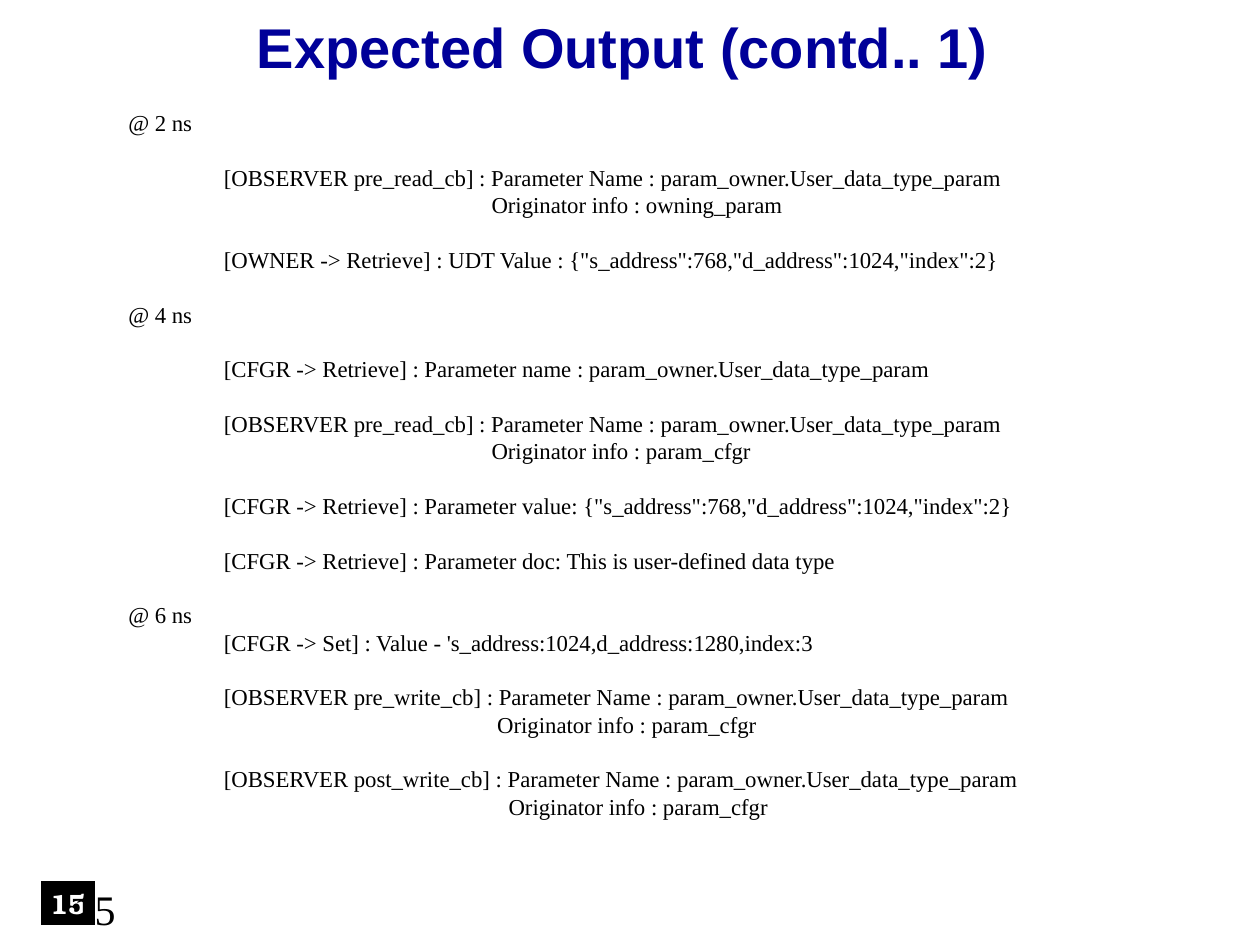
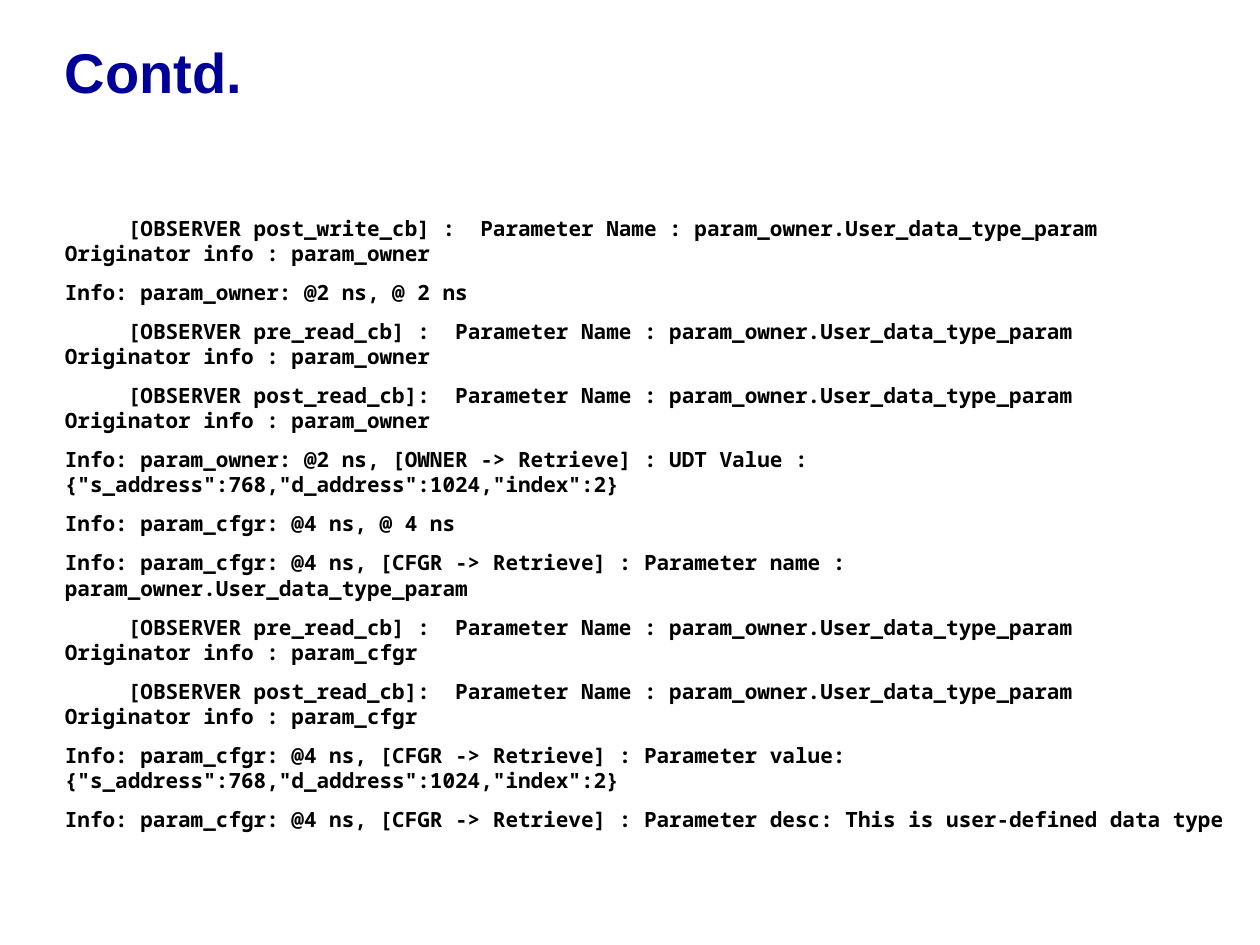
Before and after one commit to accellera-official/cci, a slide deck: slide 15 of examples/ex16_User_Defined_Data_Type/docs/ex16_User_Defined_Data_Type.ppt. Drawn at 1260x945 pixels with LibreOffice and Linux fonts; fonts in the diff are those of the drawing; background and template pictures are left out. Boxes give left, top, right and bottom in pixels: in the first picture for what was removed or moved away, otherwise in the second. Text is boxed around its words. In the diff, an @@ line names an element or a change of style, - is before the commit and + after.

```diff
--- a/examples/ex16_User_Defined_Data_Type/docs/ex16_User_Defined_Data_Type.ppt
+++ b/examples/ex16_User_Defined_Data_Type/docs/ex16_User_Defined_Data_Type.ppt
@@ text removed at bbox=[257, 27, 988, 79] @@
-Expected Output (contd.. 1)
@@ title added at bbox=[65, 52, 242, 94], 32 pt, text #000099, bold @@
+Contd.
@@ text "[OBSERVER post_write_cb] : Parameter Name ...": place and size @@
-text "[OBSERVER post_write_cb] : Parameter Name ..." at bbox=[155, 116, 1017, 820]
+text "[OBSERVER post_write_cb] : Parameter Name ..." at bbox=[65, 219, 1223, 832]
@@ text at bbox=[65, 219, 1097, 601]: text changed; size 13 to 12 pt; font Times New Roman to Noto Sans Mono; bold on @@
-@ 2 ns
-[OBSERVER pre_read_cb] : Parameter Name : param_owner.User_data_type_param
-Originator info : owning_param
-[OWNER -> Retrieve] : UDT Value : {"s_address":768,"d_address":1024,"index":2}
-@ 4 ns
-[CFGR -> Retrieve] : Parameter name : param_owner.User_data_type_param
+[OBSERVER post_write_cb] : Parameter Name : param_owner.User_data_type_param Originator info : param_owner
+Info: param_owner: @2 ns, @ 2 ns
+[OBSERVER pre_read_cb] : Parameter Name : param_owner.User_data_type_param Originator info : param_owner
+[OBSERVER post_read_cb]: Parameter Name : param_owner.User_data_type_param Originator info : param_owner
+Info: param_owner: @2 ns, [OWNER -> Retrieve] : UDT Value : {"s_address":768,"d_address":1024,"index":2}
+Info: param_cfgr: @4 ns, @ 4 ns
+Info: param_cfgr: @4 ns, [CFGR -> Retrieve] : Parameter name : param_owner.User_data_type_param
@@ text at bbox=[65, 619, 1072, 729]: size 13 to 12 pt, font Times New Roman to Noto Sans Mono, bold on in "[OBSERVER pre_read_cb] : Parameter Name : param_owner.User_d ..."; more space between paragraphs @@
@@ text at bbox=[65, 683, 1223, 832]: text changed; size 13 to 12 pt; font Times New Roman to Noto Sans Mono; bold on @@
-[CFGR -> Retrieve] : Parameter value: {"s_address":768,"d_address":1024,"index":2}
-[CFGR -> Retrieve] : Parameter doc: This is user-defined data type
-@ 6 ns
-[CFGR -> Set] : Value - 's_address:1024,d_address:1280,index:3
-[OBSERVER pre_write_cb] : Parameter Name : param_owner.User_data_type_param
-Originator info : param_cfgr
-[OBSERVER post_write_cb] : Parameter Name : param_owner.User_data_type_param
-Originator info : param_cfgr
+[OBSERVER post_read_cb]: Parameter Name : param_owner.User_data_type_param Originator info : param_cfgr
+Info: param_cfgr: @4 ns, [CFGR -> Retrieve] : Parameter value: {"s_address":768,"d_address":1024,"index":2}
+Info: param_cfgr: @4 ns, [CFGR -> Retrieve] : Parameter desc: This is user-defined data type
@@ rectangle removed at bbox=[42, 882, 94, 924] @@
-15
@@ page number removed at bbox=[74, 892, 116, 926] @@
-15
```
Also in this commit, not shown: 14 other slides changed, 1 slide added, 4 slides removed, 10 other files.
